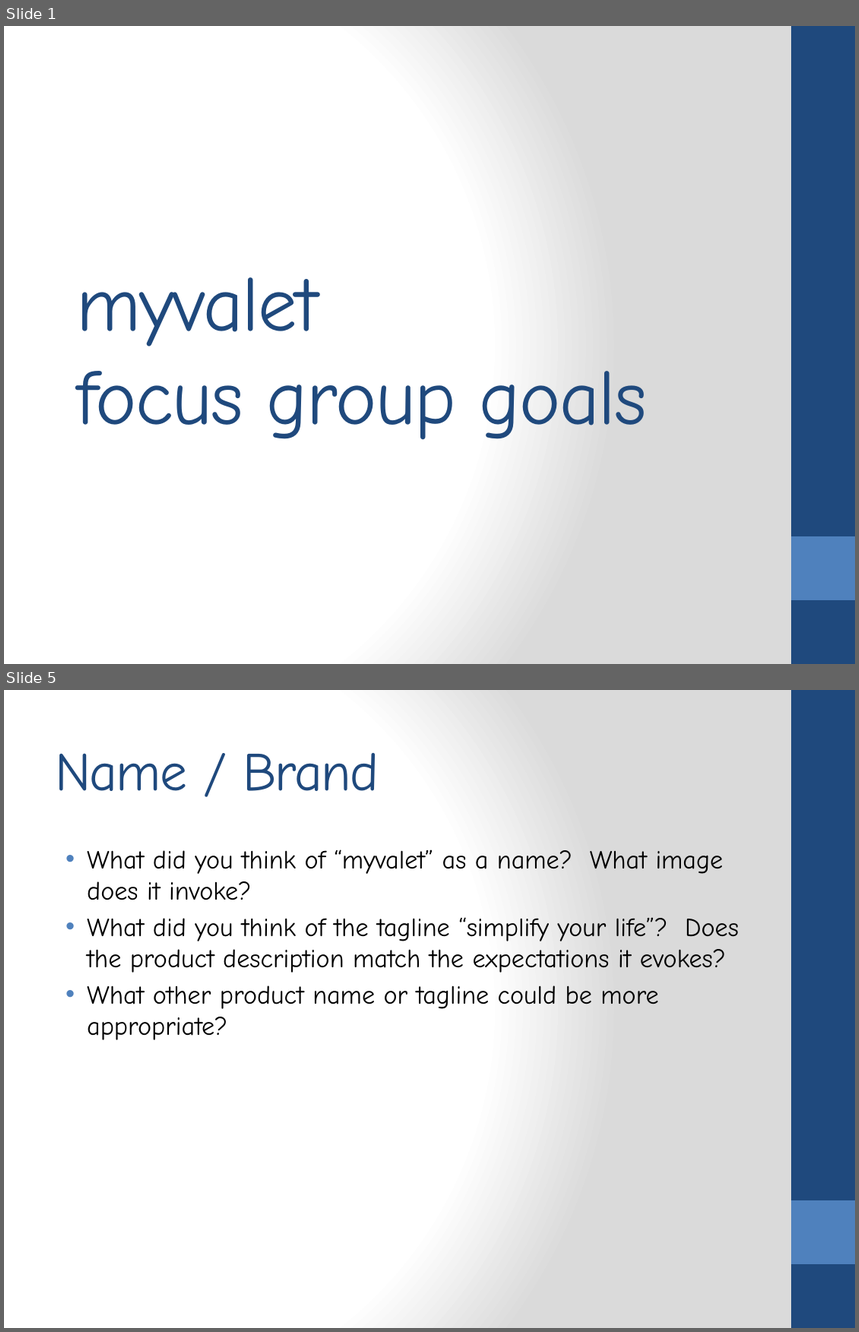
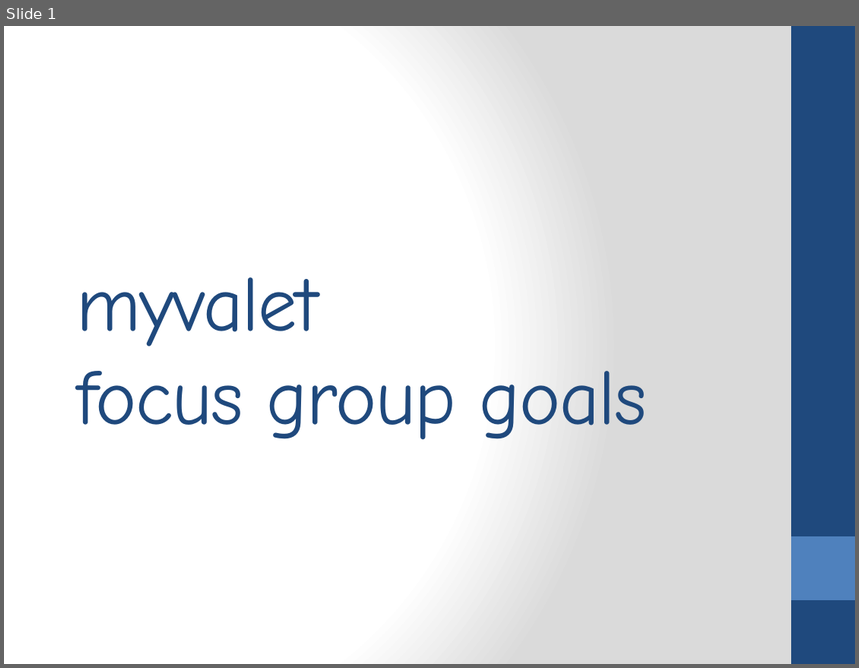
Before and after one commit to ogazitt/TaskStore, a slide deck: Docs/vision/focus group.pptx. Shown one above the other, each under a label of ours: slides 1 and 5 before the commit, slide 1 after it; the slides between them are not shown. The pictures are 859x1332 and 859x668 pixels, drawn with LibreOffice and Linux fonts; fonts in the diff are those of the drawing. Boxes give left, top, right and bottom in pixels: in the first picture for what was removed or moved away, otherwise in the second. Text is boxed around its words. In the diff, an @@ line names an element or a change of style, - is before the commit and + after.

```diff
--- a/Docs/vision/focus group.pptx
+++ b/Docs/vision/focus group.pptx
@@ slide 5 removed at (4, 690, 855, 1328), background gradient #FFFFFF to #DADADA; not listed: 2 template elements that a slide beside it also shows @@
@@ title removed at (55, 753, 379, 791) @@
-Name / Brand
@@ text removed at (87, 850, 739, 1040) @@
-• What did you think of “myvalet” as a name? What image does it invoke?
-• What did you think of the tagline “simplify your life”? Does the product description match the expectations it evokes?
-• What other product name or tagline could be more appropriate?
```
Also in this commit, not shown: 3 slides changed, 5 slides added, 5 other files.
